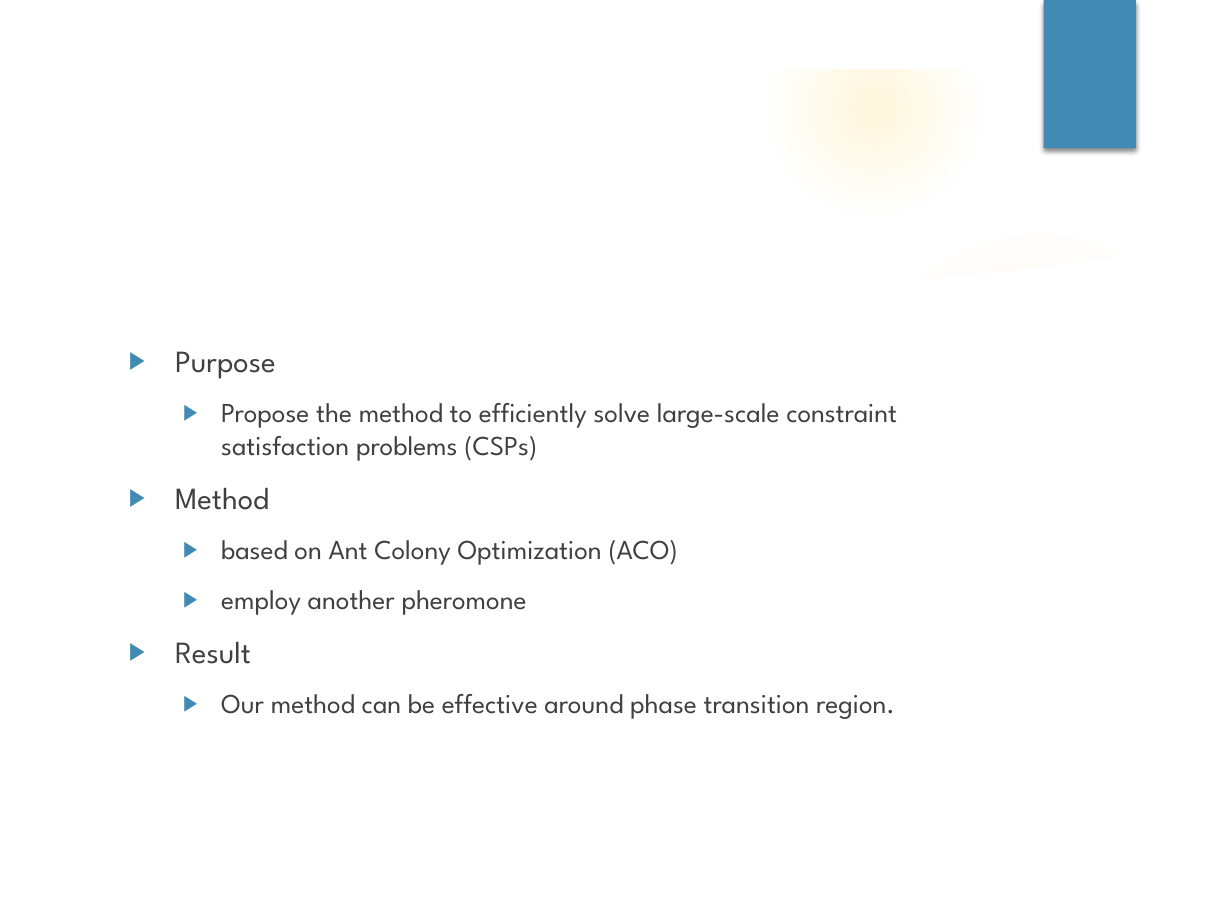
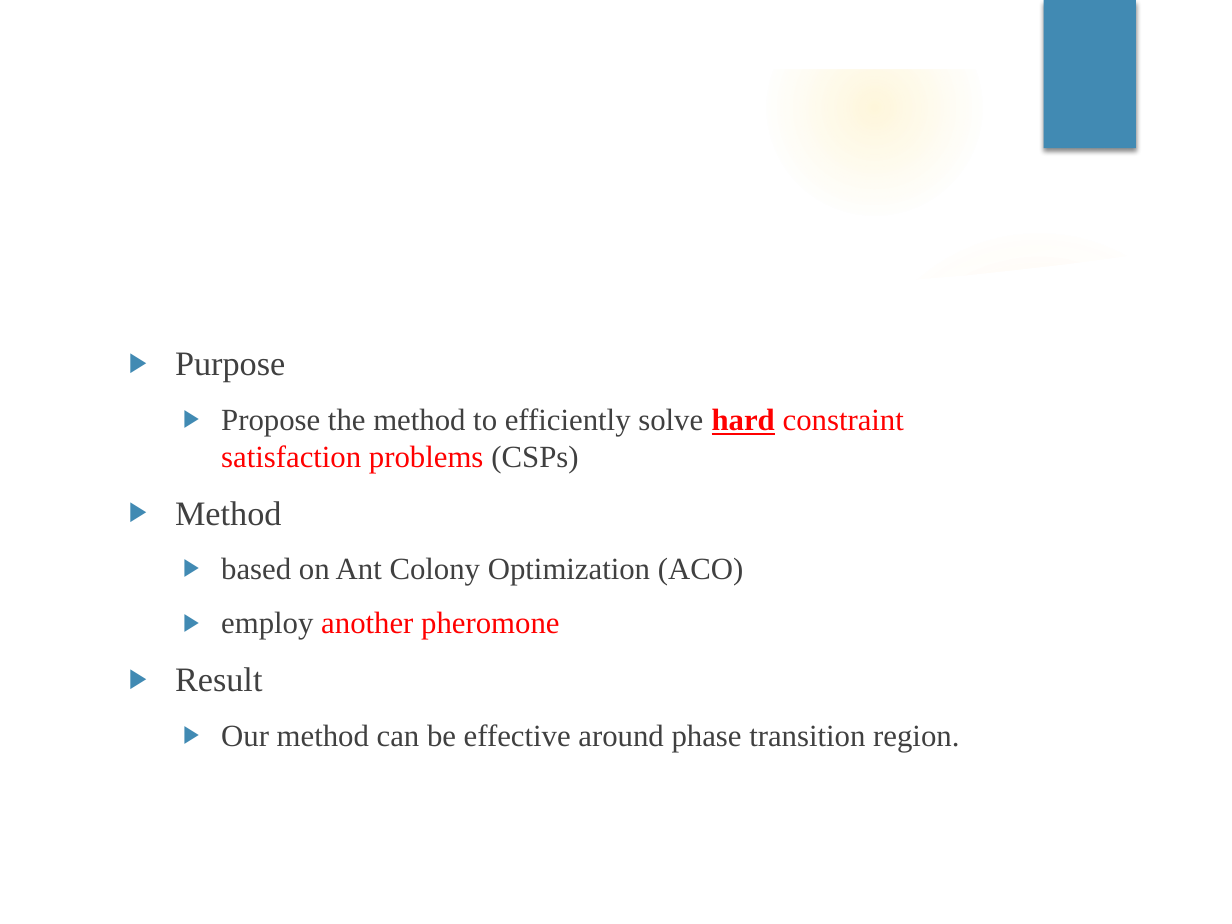
Before and after one commit to Masukane/slides, a slide deck: slide 2 of masukaneICIIC2018.pptm. Drawn at 1232x924 pixels with LibreOffice and Linux fonts; fonts in the diff are those of the drawing; background and template pictures are left out. Boxes give left, top, right and bottom in pixels: in the first picture for what was removed or moved away, otherwise in the second. Text is boxed around its words. In the diff, an @@ line names an element or a change of style, - is before the commit and + after.

```diff
--- a/masukaneICIIC2018.pptm
+++ b/masukaneICIIC2018.pptm
@@ text at box(175, 352, 959, 752): size 18 to 20 pt in "Purpose", "Method", "Result"; font League Spartan to Times New Roman in "Purpose", "Method", "based on Ant Colony Optimization (ACO)", "employ another pheromone" and 2 more places; size 16 to 18 pt in "based on Ant Colony Optimization (ACO)", "employ another pheromone", "Our method can be effective around phase ..."; text colour #404040 to #FF0000 in "another pheromone" @@
@@ text at box(221, 408, 904, 473): text changed; size 16 to 18 pt; font League Spartan to Times New Roman @@
-  ▶ Propose the method to efficiently solve large-scale constraint satisfaction problems (CSPs)
+  ▶ Propose the method to efficiently solve hard constraint satisfaction problems (CSPs)
```
Also in this commit, not shown: 12 other slides changed.
